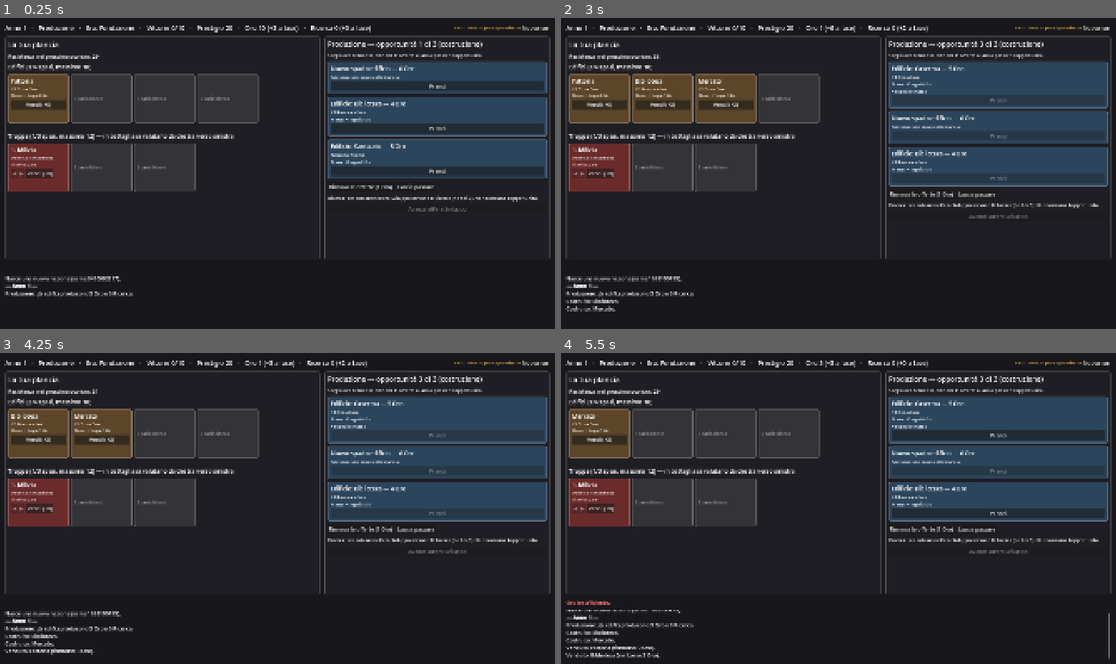
Above: before the commit, frames 1-4 (two rows, left to right).
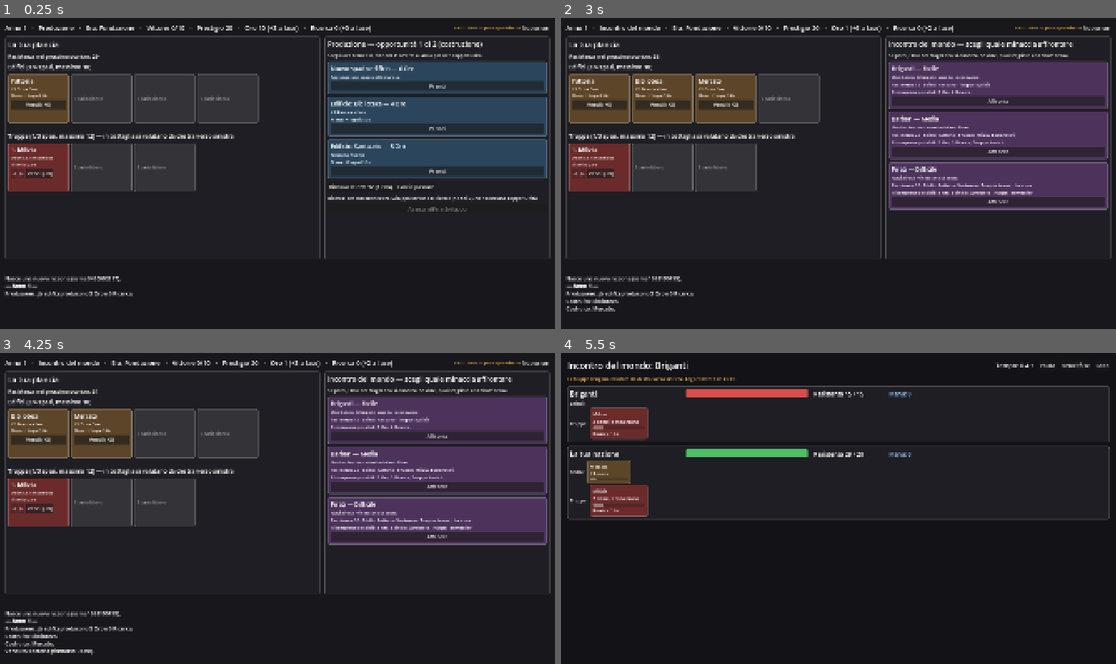
Above: after the commit, the same moments.

Repository: Bazelguese/Ultralopolis
Game: Godot game, scene res://scenes/main.tscn
Two runs of this game, one before a commit and one after it. Both use one fixed random seed, a clock stepped at 60 frames per second and the inputs below.
Inputs (mouse positions are in pixels of both pictures, inside the frame that each line leads up to):
- Up to frame 1 (0.25 s): no input
- Up to frame 2 (3 s): click "Prendi" at 0.5 s; click "Nuova run" at 1.25 s; click "Prendi" at 2 s; click "Prendi" at 2.75 s
- Up to frame 3 (4.25 s): click "Vendi (+0)" at 3.5 s
- Up to frame 4 (5.5 s): click "Vendi (+2)" at 4.25 s; click (999, 436) at 5 s, where only the run before the commit has a clickable "Prendi"

The runs differ from the first frame. In frame 1, less than 0.1% of the frame differs, in the area x 77-79%, y 7-10%; in frame 2, 18%; in frame 3, 18%; in frame 4, 26%, in the area x 0-100%, y 2-99%.

Commit message:
Due opportunità per fase e valore di vendita per le ricompense
Le ricompense rimborsano metà del prezzo di catalogo; la dotazione iniziale resta a zero.

Co-Authored-By: Claude Opus 5.5 <noreply@anthropic.com>
Claude-Session: https://claude.ai/code/session_01X2nUZJAwTYNCuuG8byFzbC

Diff:
--- a/data/rules/run_rules.tres
+++ b/data/rules/run_rules.tres
@@ -9,5 +9,7 @@
 [resource]
 script = ExtResource("1_usmqx")
 starting_gold = 7
+opportunities_per_phase = 2
+alternatives_per_opportunity = 3
 starting_buildings = Array[ExtResource("2_nlgyk")]([ExtResource("3_0gqc3")])
 starting_troops = Array[ExtResource("4_dc03y")]([ExtResource("5_hw03f")])
--- a/scripts/sim/data/run_rules.gd
+++ b/scripts/sim/data/run_rules.gd
@@ -28,8 +28,8 @@
 @export var troop_slot_price: int = 5
 
 @export_group("Opportunità")
-## Opportunità per macrofase (GDD §4.2: 3).
-@export var opportunities_per_phase: int = 3
+## Opportunità per macrofase (GDD §4.2: 2).
+@export var opportunities_per_phase: int = 2
 ## Alternative mostrate in ogni opportunità (GDD §4.2: 3).
 @export var alternatives_per_opportunity: int = 3
 ## Costo del primo rinnovo delle offerte.
--- a/scripts/sim/run/board_piece.gd
+++ b/scripts/sim/run/board_piece.gd
@@ -1,11 +1,12 @@
 class_name BoardPiece
 extends RefCounted
 ## Un elemento posseduto sulla plancia: un edificio oppure una truppa,
-## con il prezzo pagato (serve per il rimborso della vendita, GDD §6.4).
+## con il suo valore per il rimborso della vendita (GDD §6.4).
 
 var building: BuildingDef
 var troop: TroopDef
-## Oro pagato per ottenerlo. 0 per la dotazione iniziale e le ricompense.
+## Valore per il rimborso: il prezzo pagato; per le ricompense il prezzo di catalogo;
+## 0 per la dotazione iniziale. La vendita rimborsa metà di questo valore.
 var paid: int = 0
 
 
--- a/scripts/sim/run/run_state.gd
+++ b/scripts/sim/run/run_state.gd
@@ -221,10 +221,10 @@
 
 	match offer.kind:
 		Offer.Kind.EDIFICIO:
-			if not _place_building(offer.building, offer.price, replace_index):
+			if not _place_building(offer.building, offer.price, offer.price, replace_index):
 				return false
 		Offer.Kind.TRUPPA:
-			if not _place_troop(offer.troop, offer.price, replace_index):
+			if not _place_troop(offer.troop, offer.price, offer.price, replace_index):
 				return false
 		Offer.Kind.SPAZIO_EDIFICIO:
 			if board.building_capacity() >= board.max_building_slots:
@@ -367,10 +367,11 @@
 		RewardDef.Kind.RICERCA:
 			research += reward.amount
 		RewardDef.Kind.EDIFICIO:
-			if not _place_building(reward.building, 0, replace_index):
+			# Gratis, ma vale come il prezzo di catalogo quando si vende (GDD §6.4).
+			if not _place_building(reward.building, 0, reward.building.cost_gold, replace_index):
 				return false
 		RewardDef.Kind.TRUPPA:
-			if not _place_troop(reward.troop, 0, replace_index):
+			if not _place_troop(reward.troop, 0, reward.troop.cost_gold, replace_index):
 				return false
 	_log("Ricompensa presa: %s." % reward.describe())
 	won_encounter = null
@@ -522,13 +523,14 @@
 
 
 ## Mette un edificio sulla plancia, in uno spazio libero o al posto di un altro.
+## price: Oro da pagare adesso. value: valore su cui si calcolerà il rimborso della vendita.
 ## La sostituzione equivale a vendere e costruire (GDD §6.4): il rimborso conta per il pagamento.
-func _place_building(def: BuildingDef, price: int, replace_index: int) -> bool:
+func _place_building(def: BuildingDef, price: int, value: int, replace_index: int) -> bool:
 	if board.can_add_building(def) and replace_index < 0:
 		if gold < price:
 			return _fail("Oro insufficiente.")
 		gold -= price
-		board.buildings.append(BoardPiece.of_building(def, price))
+		board.buildings.append(BoardPiece.of_building(def, value))
 		_log("Costruito: %s." % def.display_name)
 		return true
 	if replace_index < 0:
@@ -540,17 +542,17 @@
 	if gold + refund < price:
 		return _fail("Oro insufficiente.")
 	gold += refund - price
-	board.buildings[replace_index] = BoardPiece.of_building(def, price)
+	board.buildings[replace_index] = BoardPiece.of_building(def, value)
 	_log("%s sostituisce %s (rimborso %d Oro)." % [def.display_name, old_piece.display_name(), refund])
 	return true
 
 
-func _place_troop(def: TroopDef, price: int, replace_index: int) -> bool:
+func _place_troop(def: TroopDef, price: int, value: int, replace_index: int) -> bool:
 	if board.has_free_troop_slot() and replace_index < 0:
 		if gold < price:
 			return _fail("Oro insufficiente.")
 		gold -= price
-		board.troops.append(BoardPiece.of_troop(def, price))
+		board.troops.append(BoardPiece.of_troop(def, value))
 		_log("Reclutato: %s." % def.display_name)
 		return true
 	if replace_index < 0:
@@ -562,7 +564,7 @@
 	if gold + refund < price:
 		return _fail("Oro insufficiente.")
 	gold += refund - price
-	board.troops[replace_index] = BoardPiece.of_troop(def, price)
+	board.troops[replace_index] = BoardPiece.of_troop(def, value)
 	_log("%s sostituisce %s (rimborso %d Oro)." % [def.display_name, old_piece.display_name(), refund])
 	return true
 
--- a/tests/sim/test_catalog_data.gd
+++ b/tests/sim/test_catalog_data.gd
@@ -27,7 +27,7 @@
 	assert_eq(rules.starting_troop_slots, 3, "GDD §6.1")
 	assert_eq(rules.max_building_slots, 10, "GDD §6.1")
 	assert_eq(rules.max_troop_slots, 12, "GDD §6.1")
-	assert_eq(rules.opportunities_per_phase, 3, "GDD §4.2")
+	assert_eq(rules.opportunities_per_phase, 2, "GDD §4.2")
 	assert_eq(rules.alternatives_per_opportunity, 3, "GDD §4.2")
 	assert_eq(rules.starting_research, 0, "GDD §6.2")
 	assert_eq(rules.starting_buildings.size(), 1, "GDD §6.2: un edificio di base")
--- a/tests/sim/test_run_state.gd
+++ b/tests/sim/test_run_state.gd
@@ -161,6 +161,12 @@
 		run.skip_reward()
 
 
+## Completa l'anno in corso dalla Preparazione in poi.
+func _play_year_rest(run: RunState) -> void:
+	_pass_all(run)
+	run.fight_ghost()
+
+
 ## Fa un anno intero passando tutte le opportunità e combattendo il fantasma.
 func _play_year(run: RunState) -> void:
 	_to_preparation(run)
@@ -229,13 +235,14 @@
 
 # --- Opportunità e offerte (GDD §4.2) ---------------------------------------
 
-func test_tre_opportunita_con_tre_alternative() -> void:
-	var run: RunState = _new_run()
-	for n: int in range(1, 4):
+func test_due_opportunita_con_tre_alternative() -> void:
+	run_rules.opportunities_per_phase = 2
+	var run: RunState = _new_run()
+	for n: int in range(1, 3):
 		assert_eq(run.opportunity_number, n)
 		assert_eq(run.offers.size(), 3, "Tre alternative per opportunità.")
 		run.pass_opportunity()
-	assert_eq(run.phase, RunState.Phase.SCELTA_INCONTRO, "Dopo 3 opportunità arriva l'incontro.")
+	assert_eq(run.phase, RunState.Phase.SCELTA_INCONTRO, "Dopo 2 opportunità arriva l'incontro.")
 
 
 func test_offerte_della_fase_e_dell_era() -> void:
@@ -283,10 +290,11 @@
 	assert_eq(run.gold, 90)
 	run.pass_opportunity()
 	assert_eq(run.reroll_cost(), 3, "Nuova opportunità: l'aumento +4 diventa +2.")
+	_to_preparation(run)
+	assert_eq(run.reroll_cost(), 2, "Il costo continua fra le fasi: +2 diventa +1.")
 	run.pass_opportunity()
-	assert_eq(run.reroll_cost(), 2, "+2 diventa +1.")
-	run.pass_opportunity()
-	_to_preparation(run)
+	assert_eq(run.reroll_cost(), 1, "+1 diventa +0: costo iniziale.")
+	_play_year_rest(run)
 	assert_eq(run.reroll_cost(), 1, "Mai sotto il costo iniziale.")
 
 
@@ -315,6 +323,23 @@
 	assert_eq(run.gold, 2, "Metà di 5, per difetto.")
 
 
+func test_ricompensa_venduta_rende_meta_del_prezzo_di_catalogo() -> void:
+	var reward: RewardDef = RewardDef.new()
+	reward.kind = RewardDef.Kind.EDIFICIO
+	reward.building = market
+	var list: Array[EncounterDef] = [_encounter(1, [], 1, [reward])]
+	catalog.encounters = list
+	var run: RunState = _new_run()
+	_pass_all(run)
+	run.choose_encounter(0)
+	var gold_before: int = run.gold
+	assert_true(run.take_reward(0))
+	assert_eq(run.gold, gold_before + 5, "La ricompensa è gratis; in Preparazione producono fattoria (2) e mercato (3).")
+	var gold_after_reward: int = run.gold
+	assert_true(run.sell_building(1))
+	assert_eq(run.gold, gold_after_reward + 2, "Vale metà dei 5 Oro di catalogo.")
+
+
 func test_dotazione_iniziale_non_rimborsa() -> void:
 	var run: RunState = _new_run()
 	var gold_before: int = run.gold
